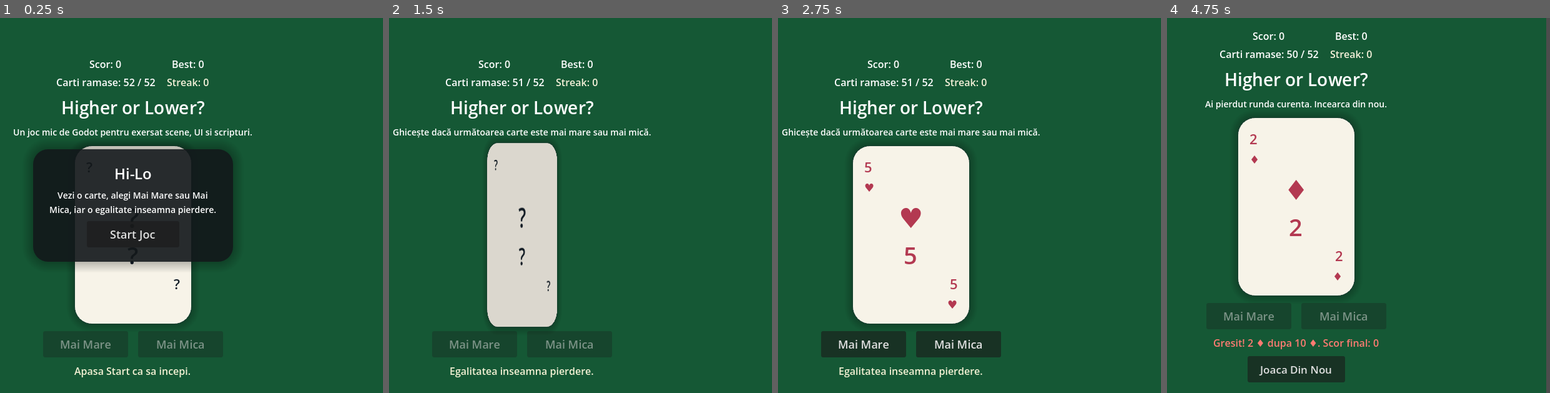
Above: before the commit, frames 1-4 (left to right).
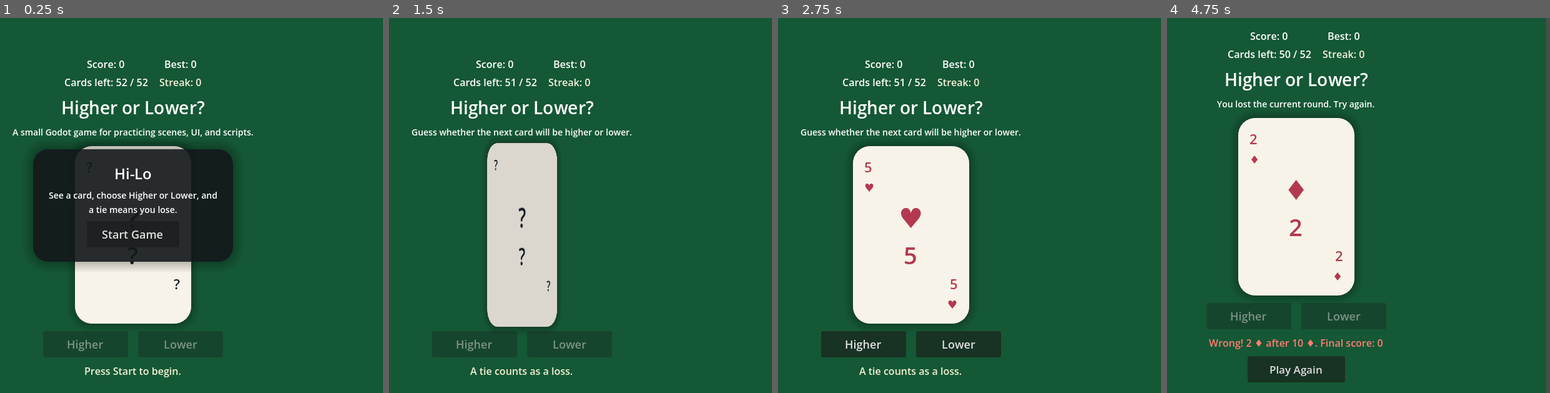
Above: after the commit, the same moments.

Repository: Vasile70Tanasa/hi-lo-godot
Game: Godot game, scene res://scenes/main.tscn
Two runs of this game, one before a commit and one after it. Both use one fixed random seed, a clock stepped at 60 frames per second and the inputs below.
Inputs:
- Up to frame 1 (0.25 s): no input
- Up to frame 2 (1.5 s): click "Start Joc" (after the commit: "Start Game") at 0.5 s; click "Mai Mare" (after the commit: "Higher") at 1.25 s
- Up to frame 3 (2.75 s): click "Joaca Din Nou" (after the commit: "Play Again") at 2 s
- Up to frame 4 (4.75 s): click "Mai Mica" (after the commit: "Lower") at 2.75 s; click "Joaca Din Nou" (after the commit: "Play Again") at 3.5 s; click "Mai Mare" (after the commit: "Higher") at 4.25 s

The runs differ from the first frame. In frame 1, 3.0% of the frame differs, in the area x 3-67%, y 11-96%; in frame 2, 2.1%; in frame 3, 2.1%; in frame 4, 2.2%.

Commit message:
language changed

Diff:
--- a/scenes/main.tscn
+++ b/scenes/main.tscn
@@ -77,7 +77,7 @@
 layout_mode = 2
 size_flags_horizontal = 4
 theme_override_font_sizes/font_size = 16
-text = "Scor: 0"
+text = "Score: 0"
 horizontal_alignment = 1
 
 [node name="HighScoreLabel" type="Label" parent="GameMargin/GameVBox/TopBar"]
@@ -93,7 +93,7 @@
 layout_mode = 2
 size_flags_horizontal = 4
 theme_override_font_sizes/font_size = 16
-text = "Carti ramase: 52 / 52"
+text = "Cards left: 52 / 52"
 horizontal_alignment = 1
 
 [node name="StreakLabel" type="Label" parent="GameMargin/GameVBox/TopBar"]
@@ -115,7 +115,7 @@
 unique_name_in_owner = true
 layout_mode = 2
 theme_override_font_sizes/font_size = 14
-text = "Ghicește dacă următoarea carte va fi mai mare sau mai mică."
+text = "Guess whether the next card will be higher or lower."
 horizontal_alignment = 1
 autowrap_mode = 3
 
@@ -219,20 +219,20 @@
 custom_minimum_size = Vector2(136, 42)
 layout_mode = 2
 theme_override_font_sizes/font_size = 18
-text = "Mai Mare"
+text = "Higher"
 
 [node name="LowerButton" type="Button" parent="GameMargin/GameVBox/Buttons" unique_id=448270304]
 unique_name_in_owner = true
 custom_minimum_size = Vector2(136, 42)
 layout_mode = 2
 theme_override_font_sizes/font_size = 18
-text = "Mai Mica"
+text = "Lower"
 
 [node name="ResultLabel" type="Label" parent="GameMargin/GameVBox" unique_id=1007111592]
 unique_name_in_owner = true
 layout_mode = 2
 theme_override_font_sizes/font_size = 16
-text = "Apasa Start ca sa incepi."
+text = "Press Start to begin."
 horizontal_alignment = 1
 autowrap_mode = 3
 
@@ -243,7 +243,7 @@
 layout_mode = 2
 size_flags_horizontal = 4
 theme_override_font_sizes/font_size = 17
-text = "Joaca Din Nou"
+text = "Play Again"
 
 [node name="StartOverlay" type="CenterContainer" parent="."]
 unique_name_in_owner = true
@@ -280,7 +280,7 @@
 [node name="StartText" type="Label" parent="StartOverlay/StartPanel/StartMargin/StartVBox"]
 layout_mode = 2
 theme_override_font_sizes/font_size = 14
-text = "Vezi o carte, alegi Mai Mare sau Mai Mica, iar o egalitate inseamna pierdere."
+text = "See a card, choose Higher or Lower, and a tie means you lose."
 horizontal_alignment = 1
 autowrap_mode = 3
 
@@ -290,4 +290,4 @@
 layout_mode = 2
 size_flags_horizontal = 4
 theme_override_font_sizes/font_size = 18
-text = "Start Joc"
+text = "Start Game"
--- a/scripts/main.gd
+++ b/scripts/main.gd
@@ -67,11 +67,11 @@
 	current_card = deck.draw()
 	start_overlay.visible = false
 	play_again_button.visible = false
-	subtitle_label.text = "Ghicește dacă următoarea carte este mai mare sau mai mică."
+	subtitle_label.text = "Guess whether the next card will be higher or lower."
 	_apply_card_visual(current_card)
 	_play_card_sound()
 	_update_status_labels()
-	_set_result_text("Egalitatea inseamna pierdere.", RESULT_NEUTRAL)
+	_set_result_text("A tie counts as a loss.", RESULT_NEUTRAL)
 	_set_guess_buttons_enabled(true)
 
 func _show_start_state() -> void:
@@ -83,16 +83,16 @@
 	_apply_card_back()
 	score = 0
 	_update_status_labels()
-	subtitle_label.text = "Un joc mic de Godot pentru exersat scene, UI si scripturi."
-	_set_result_text("Apasa Start ca sa incepi.", RESULT_NEUTRAL)
+	subtitle_label.text = "A small Godot game for practicing scenes, UI, and scripts."
+	_set_result_text("Press Start to begin.", RESULT_NEUTRAL)
 	play_again_button.visible = false
 	_set_guess_buttons_enabled(false)
 
 func _update_status_labels() -> void:
-	score_label.text = "Scor: %d" % score
+	score_label.text = "Score: %d" % score
 	high_score_label.text = "Best: %d" % high_score
 	var cards_left: int = Deck.TOTAL_CARDS if deck == null or current_card.is_empty() else deck.cards_left()
-	remaining_label.text = "Carti ramase: %d / %d" % [cards_left, Deck.TOTAL_CARDS]
+	remaining_label.text = "Cards left: %d / %d" % [cards_left, Deck.TOTAL_CARDS]
 	streak_label.text = "Streak: %d" % score
 	var streak_color: Color = Color("f5f1da")
 	if score >= 10:
@@ -155,7 +155,7 @@
 	if not round_active or input_locked:
 		return
 	if deck.is_empty():
-		_finish_round("Ai terminat tot pachetul! Bravo!", true)
+		_finish_round("You cleared the whole deck! Nice job!", true)
 		return
 
 	input_locked = true
@@ -166,10 +166,10 @@
 	var next_value: int = Deck.card_value(next_card)
 	await _animate_card_reveal(next_card)
 	current_card = next_card
-	var comparison_text: String = "%s dupa %s." % [Deck.card_text(next_card), Deck.card_text(previous_card)]
+	var comparison_text: String = "%s after %s." % [Deck.card_text(next_card), Deck.card_text(previous_card)]
 
 	if next_value == previous_value:
-		_finish_round("Egalitate! %s" % comparison_text, false)
+		_finish_round("Tie! %s" % comparison_text, false)
 		return
 
 	var guessed_right: bool = player_said_higher == (next_value > previous_value)
@@ -178,16 +178,16 @@
 		_update_high_score()
 		_update_status_labels()
 		_play_success_sound()
-		_set_result_text("Corect! %s" % comparison_text, RESULT_SUCCESS)
+		_set_result_text("Correct! %s" % comparison_text, RESULT_SUCCESS)
 		_animate_streak()
 		_emit_streak_particles()
 		input_locked = false
 		if deck.is_empty():
-			_finish_round("Ai golit pachetul! Scor final: %d" % score, true)
+			_finish_round("You emptied the deck! Final score: %d" % score, true)
 			return
 		_set_guess_buttons_enabled(true)
 	else:
-		_finish_round("Gresit! %s Scor final: %d" % [comparison_text, score], false)
+		_finish_round("Wrong! %s Final score: %d" % [comparison_text, score], false)
 
 func _animate_card_reveal(card: Dictionary) -> void:
 	_refresh_pivots()
@@ -248,12 +248,12 @@
 	_set_guess_buttons_enabled(false)
 	play_again_button.visible = true
 	if won:
-		subtitle_label.text = "Runda s-a incheiat. Poti incepe imediat alta."
+		subtitle_label.text = "The round is over. You can start another one right away."
 		_set_result_text(message, RESULT_WIN)
 	else:
 		_play_fail_sound()
 		_shake_screen()
-		subtitle_label.text = "Ai pierdut runda curenta. Incearca din nou."
+		subtitle_label.text = "You lost the current round. Try again."
 		_set_result_text(message, RESULT_FAIL)
 	_update_status_labels()
 
